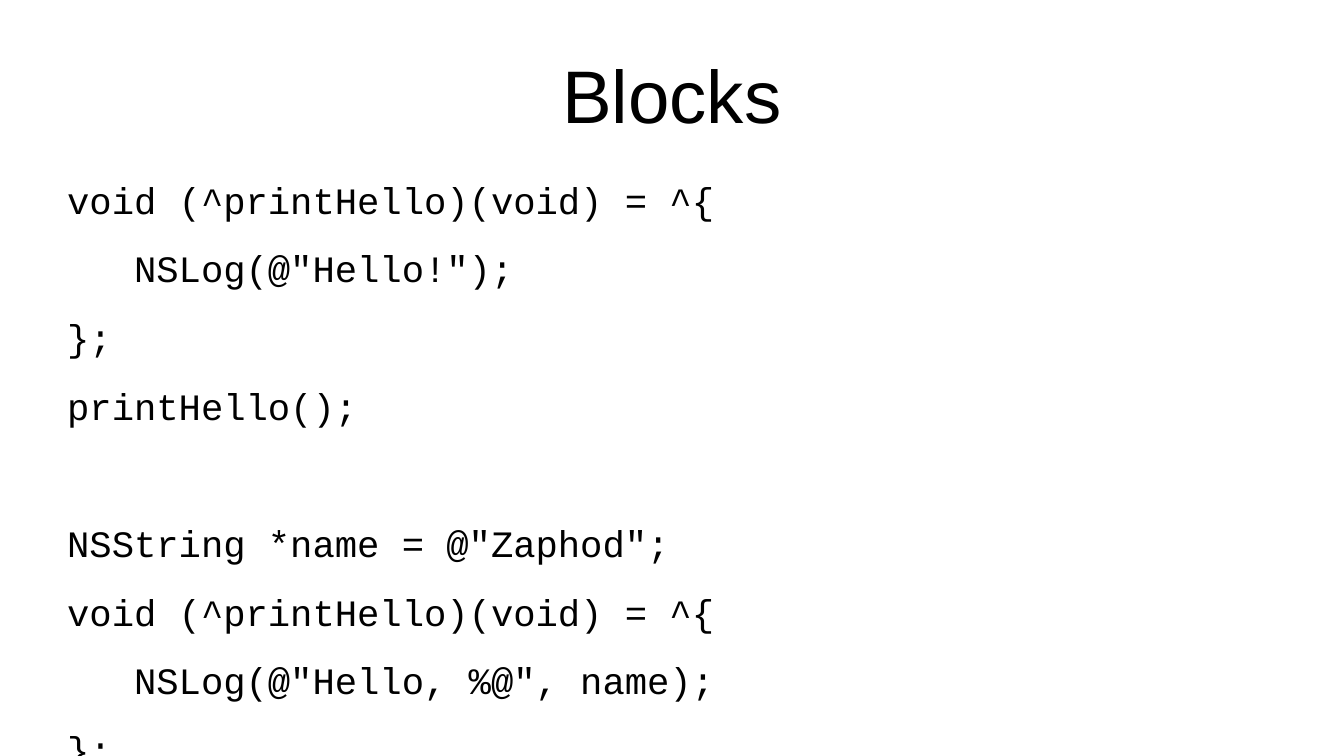
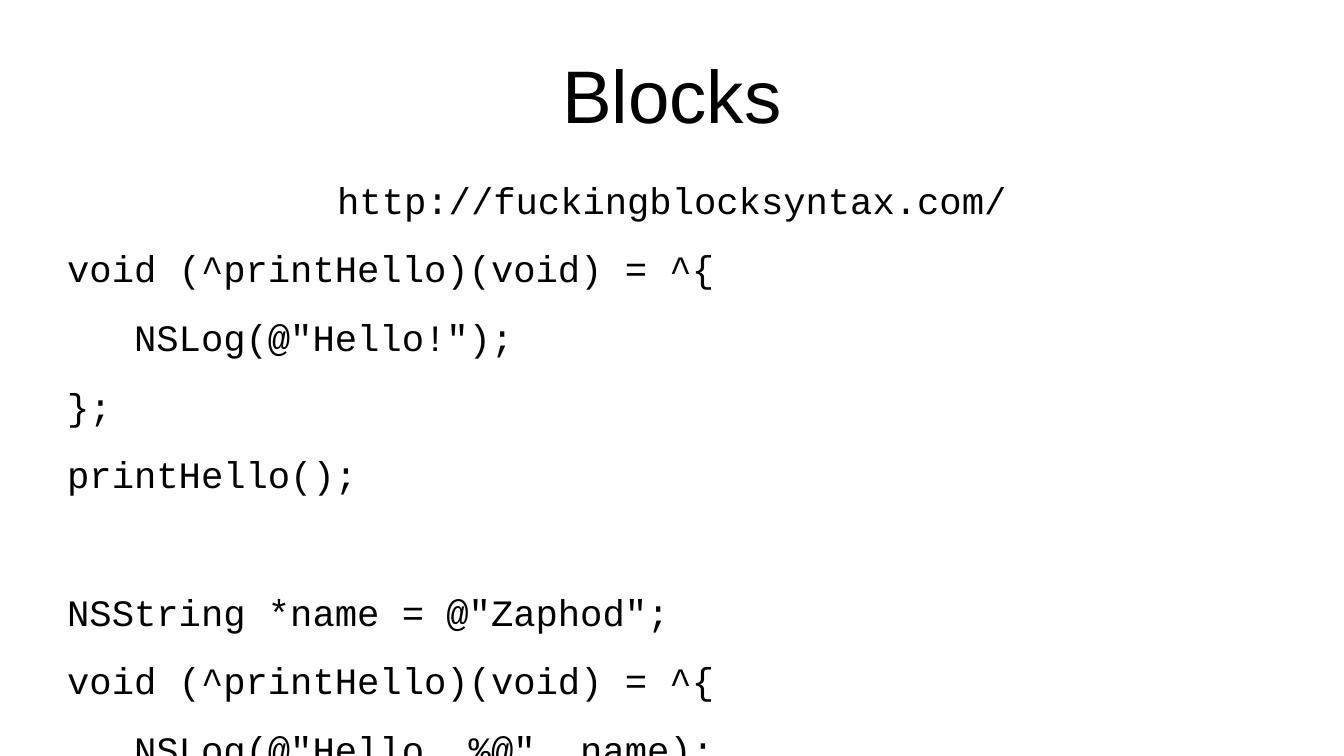
Before and after one commit to xvadim/ios_dev, a slide deck: slide 15 of objc_lect1.odp. Drawn at 1344x756 pixels with LibreOffice and Linux fonts; fonts in the diff are those of the drawing. Boxes give left, top, right and bottom in pixels: in the first picture for what was removed or moved away, otherwise in the second. Text is boxed around its words. In the diff, an @@ line names an element or a change of style, - is before the commit and + after.

```diff
--- a/objc_lect1.odp
+++ b/objc_lect1.odp
@@ text at (337,187,1006,222): paragraph added @@
+http://fuckingblocksyntax.com/
```
